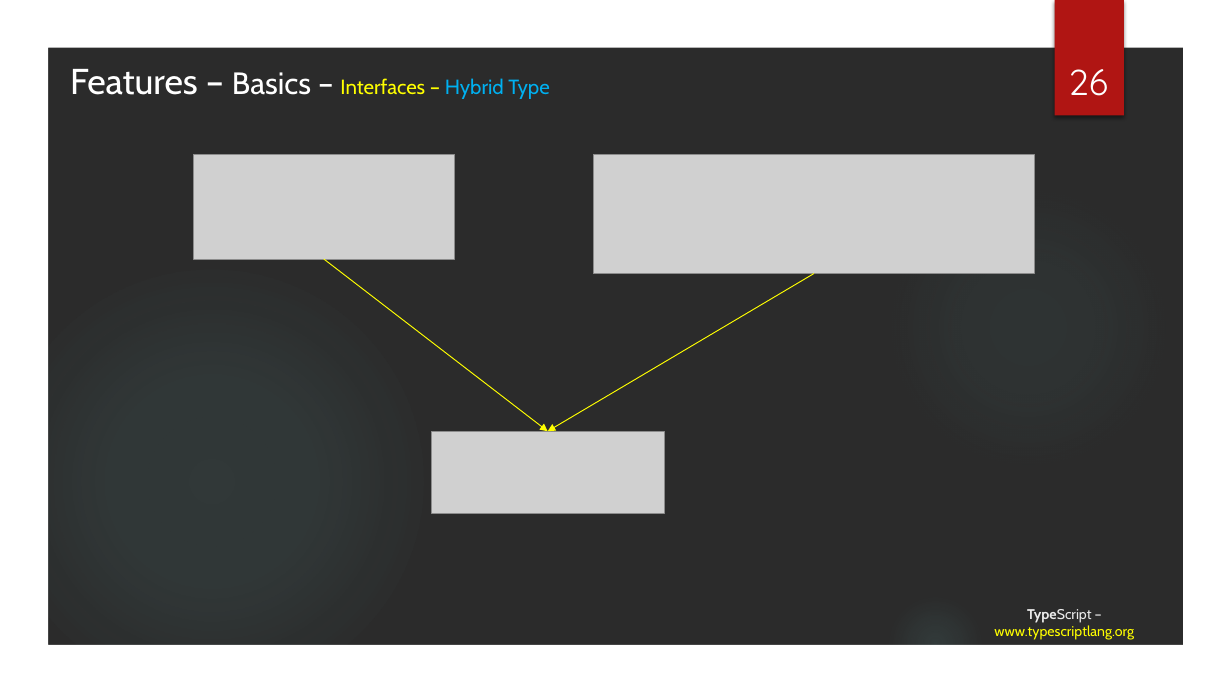
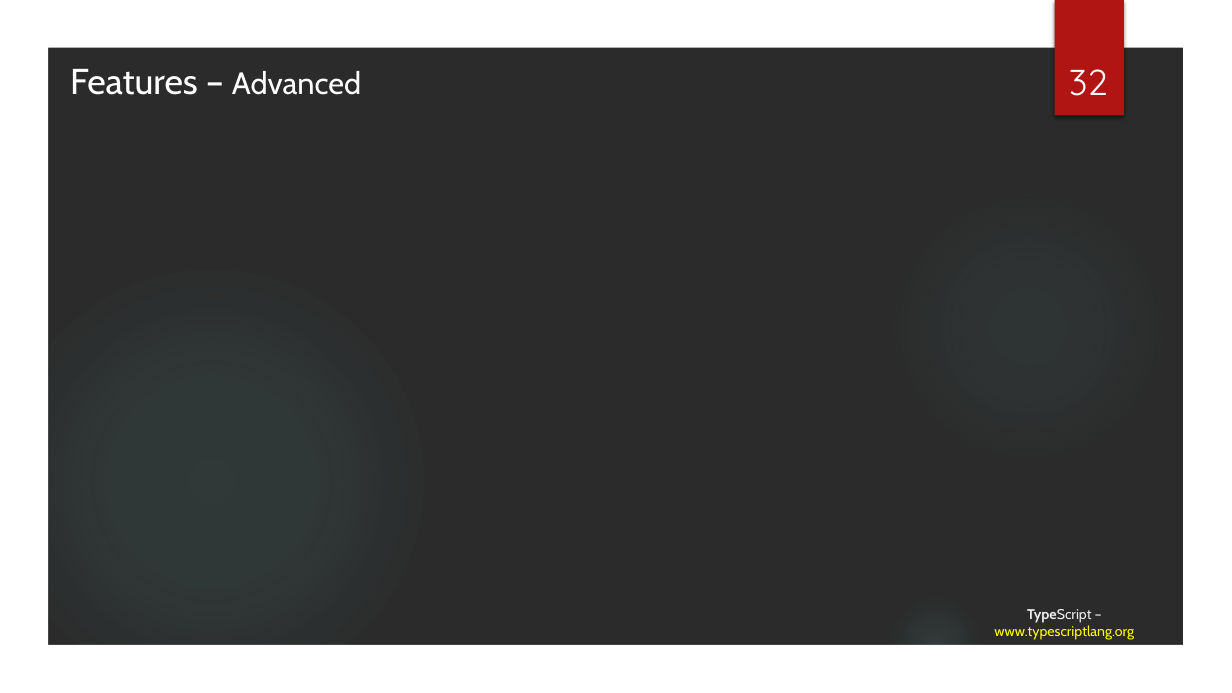
Before and after one commit to tainhx/SSFE, a slide deck: slide 32 of TypeScript.pptx (slide 26 before the commit). Drawn at 1232x693 pixels with LibreOffice and Linux fonts; fonts in the diff are those of the drawing; grey boxes stand for pictures; background and template pictures are left out; a plain dark background stands for a picture behind light text. Boxes give left, top, right and bottom in pixels: in the first picture for what was removed or moved away, otherwise in the second. Text is boxed around its words. In the diff, an @@ line names an element or a change of style, - is before the commit and + after.

Commit message:
Finish slides for Basics (waiting review......)

```diff
--- a/TypeScript.pptx
+++ b/TypeScript.pptx
@@ text at (70,69,361,95): text changed; size 16 to 28 pt @@
-Features – Basics – Interfaces – Hybrid Type
+Features – Advanced
@@ page number at (1069,69,1108,96): text changed @@
-26
+32
@@ picture removed at (194,154,455,260) @@
@@ picture removed at (593,154,1034,274) @@
@@ arrow removed from (324, 260) to (548, 432) @@
@@ arrow removed from (814, 274) to (548, 432) @@
@@ picture removed at (432,432,665,514) @@
```
Also in this commit, not shown: 12 other slides changed, 2 slides added, 1 slide removed.
